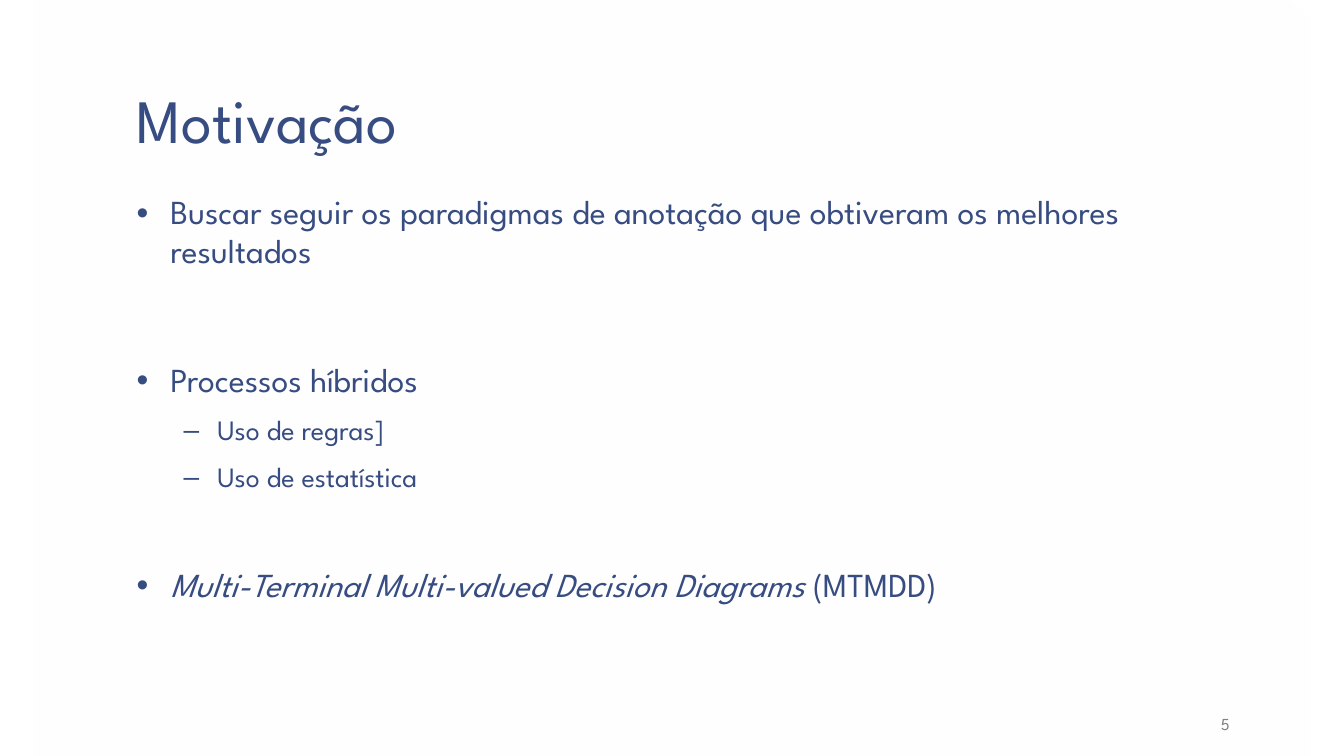
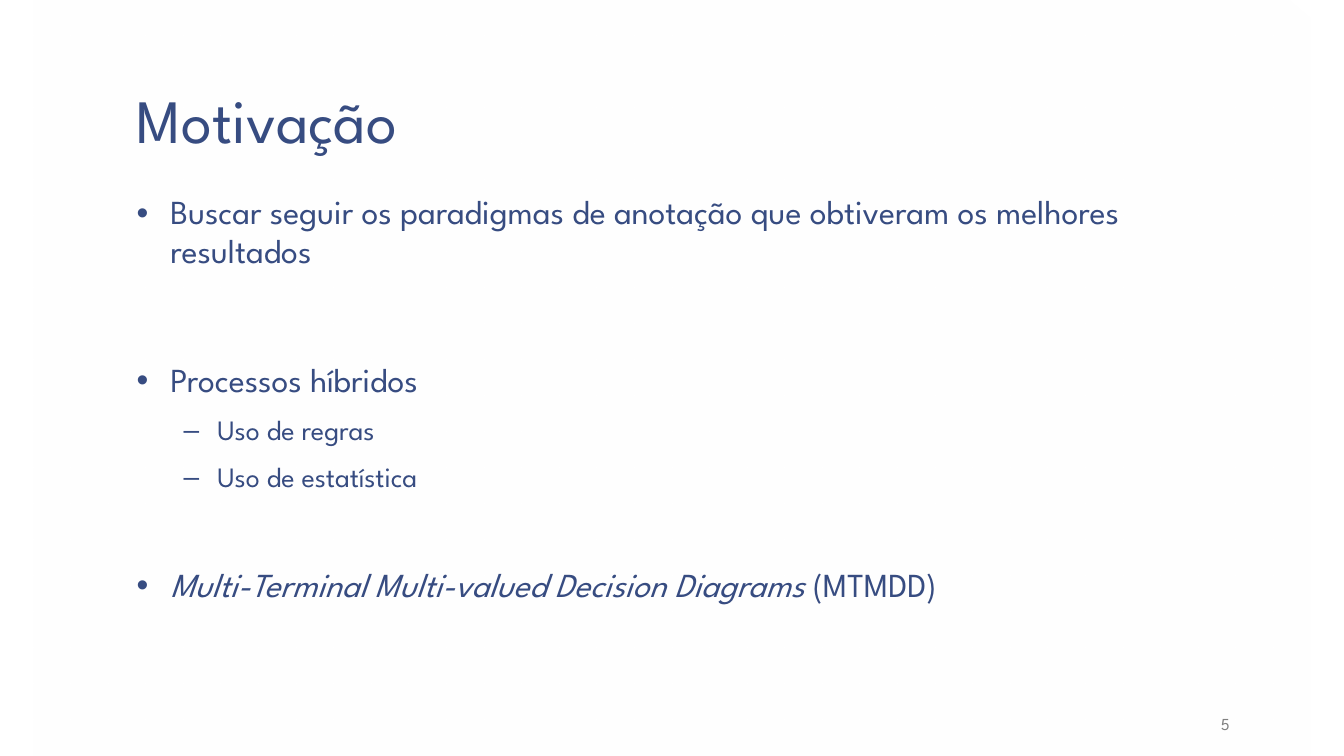
Before and after one commit to PabloThiele/Volume, a slide deck: slide 5 of Mestrado_PabloThiele.pptx. Drawn at 1344x756 pixels with LibreOffice and Linux fonts; fonts in the diff are those of the drawing; background and template pictures are left out. Boxes give left, top, right and bottom in pixels: in the first picture for what was removed or moved away, otherwise in the second. Text is boxed around its words. In the diff, an @@ line names an element or a change of style, - is before the commit and + after.

```diff
--- a/Mestrado_PabloThiele.pptx
+++ b/Mestrado_PabloThiele.pptx
@@ text at [217, 420, 375, 446]: text changed @@
-  – Uso de regras]
+  – Uso de regras
```
Also in this commit, not shown: 1 other file.
